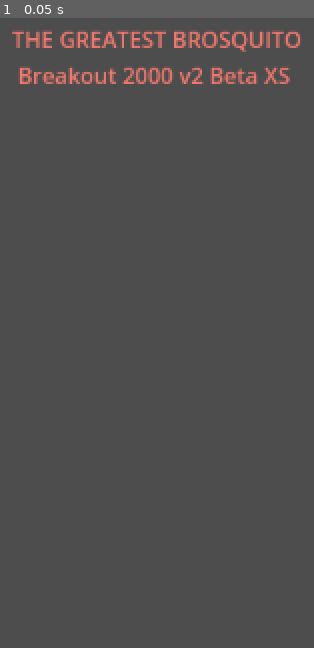
Above: before the commit, frame 1.
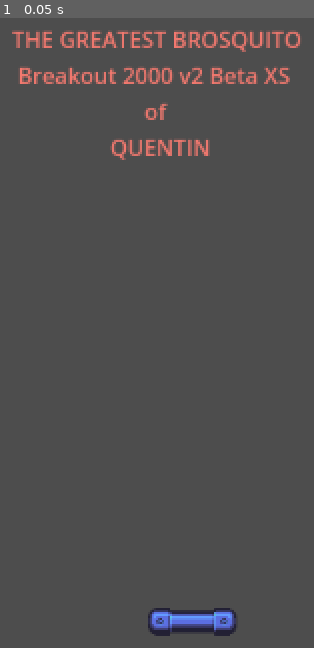
Above: after the commit, the same moment.

Repository: LaguilliezMathys/ProgMultimedia---td1
Game: Godot game, scene res://breakout/main.tscn
Same seed, same stepped clock (60 frames per second), same inputs: the game is played once before the commit and once after it.
Inputs:
- Up to frame 1 (0.05 s): no input

The runs differ from the first frame. In frame 1, 1.6% of the frame differs, in the area x 35-76%, y 13-99%.
Error after the commit: Parse Error: Function "move_and_slide()" not found in base self. (res://breakout/control_joueur.gd:13)

Commit message:
continueté tp

Diff:
--- /dev/null
+++ b/breakout/control_joueur.gd
@@ -0,0 +1,13 @@
+extends Node
+
+@export var speed = 400
+
+
+func get_input():
+	var raquette : CharacterBody2D = get_node("..")
+	var input_direction = Input.get_vector("left", "right", "up", "down")
+	raquette.velocity = input_direction * speed
+
+func _physics_process(delta):
+	get_input()
+	move_and_slide()
--- a/breakout/main.tscn
+++ b/breakout/main.tscn
@@ -1,16 +1,18 @@
-[gd_scene load_steps=2 format=3 uid="uid://bu3bv5ei4pt8p"]
+[gd_scene load_steps=4 format=3 uid="uid://bu3bv5ei4pt8p"]
 
 [ext_resource type="Script" uid="uid://btyqlmhasi3v5" path="res://breakout/label.gd" id="1_lbe1j"]
+[ext_resource type="PackedScene" uid="uid://ufyybas0eq43" path="res://breakout/raquette/raquette.tscn" id="2_wn5gu"]
+[ext_resource type="Script" uid="uid://xboliteiomnn" path="res://breakout/control_joueur.gd" id="3_qj53f"]
 
 [node name="Node2D" type="Node2D"]
 
 [node name="Label" type="Label" parent="."]
 modulate = Color(1, 0.49803922, 1, 1)
 self_modulate = Color(0.9607843, 0.9607843, 0.4392157, 1)
-offset_left = 450.0
-offset_top = 116.0
-offset_right = 581.0
-offset_bottom = 139.0
+offset_left = 452.0
+offset_top = 202.0
+offset_right = 583.0
+offset_bottom = 225.0
 rotation = -6.2831855
 text = "Play NOW !!!!!!!!"
 script = ExtResource("1_lbe1j")
@@ -21,8 +23,16 @@
 offset_left = 408.0
 offset_top = 34.0
 offset_right = 617.0
-offset_bottom = 83.0
+offset_bottom = 108.61984
 rotation = -6.2831855
 text = "THE GREATEST BROSQUITO
- Breakout 2000 v2 Beta XS"
+ Breakout 2000 v2 Beta XS
+                       of
+                 QUENTIN"
 script = ExtResource("1_lbe1j")
+
+[node name="Raquette" parent="." instance=ExtResource("2_wn5gu")]
+position = Vector2(539, 466)
+
+[node name="Control Joueur" type="Node" parent="Raquette"]
+script = ExtResource("3_qj53f")
--- /dev/null
+++ b/breakout/raquette/raquette.tscn
@@ -0,0 +1,12 @@
+[gd_scene load_steps=2 format=3 uid="uid://ufyybas0eq43"]
+
+[ext_resource type="Texture2D" uid="uid://cpe7lx7yuqoio" path="res://breakout/raquette/skin_raquette_a.tres" id="1_ig4so"]
+
+[node name="Raquette" type="CharacterBody2D"]
+
+[node name="Sprite2D" type="Sprite2D" parent="."]
+position = Vector2(376, 200)
+
+[node name="SkinRaquetteA" type="Sprite2D" parent="."]
+position = Vector2(-1, 0)
+texture = ExtResource("1_ig4so")
--- /dev/null
+++ b/breakout/raquette/skin_raquette_a.tres
@@ -0,0 +1,7 @@
+[gd_resource type="AtlasTexture" load_steps=2 format=3 uid="uid://cpe7lx7yuqoio"]
+
+[ext_resource type="Texture2D" uid="uid://8et8eba4dqe3" path="res://assets/breakout_pieces.png" id="1_h0jat"]
+
+[resource]
+atlas = ExtResource("1_h0jat")
+region = Rect2(8, 151, 64, 20)
--- a/project.godot
+++ b/project.godot
@@ -15,6 +15,26 @@
 config/features=PackedStringArray("4.5", "GL Compatibility")
 config/icon="res://icon.svg"
 
+[input]
+
+p1_left={
+"deadzone": 0.2,
+"events": [Object(InputEventKey,"resource_local_to_scene":false,"resource_name":"","device":0,"window_id":0,"alt_pressed":false,"shift_pressed":false,"ctrl_pressed":false,"meta_pressed":false,"pressed":false,"keycode":0,"physical_keycode":4194319,"key_label":0,"unicode":0,"location":0,"echo":false,"script":null)
+, Object(InputEventKey,"resource_local_to_scene":false,"resource_name":"","device":0,"window_id":0,"alt_pressed":false,"shift_pressed":false,"ctrl_pressed":false,"meta_pressed":false,"pressed":false,"keycode":81,"physical_keycode":0,"key_label":0,"unicode":0,"location":0,"echo":false,"script":null)
+]
+}
+p1_right={
+"deadzone": 0.2,
+"events": [Object(InputEventKey,"resource_local_to_scene":false,"resource_name":"","device":0,"window_id":0,"alt_pressed":false,"shift_pressed":false,"ctrl_pressed":false,"meta_pressed":false,"pressed":false,"keycode":0,"physical_keycode":4194321,"key_label":0,"unicode":0,"location":0,"echo":false,"script":null)
+, Object(InputEventKey,"resource_local_to_scene":false,"resource_name":"","device":-1,"window_id":0,"alt_pressed":false,"shift_pressed":false,"ctrl_pressed":false,"meta_pressed":false,"pressed":false,"keycode":68,"physical_keycode":0,"key_label":0,"unicode":100,"location":0,"echo":false,"script":null)
+]
+}
+p1_action={
+"deadzone": 0.2,
+"events": [Object(InputEventKey,"resource_local_to_scene":false,"resource_name":"","device":-1,"window_id":0,"alt_pressed":false,"shift_pressed":false,"ctrl_pressed":false,"meta_pressed":false,"pressed":false,"keycode":0,"physical_keycode":32,"key_label":0,"unicode":32,"location":0,"echo":false,"script":null)
+]
+}
+
 [rendering]
 
 renderer/rendering_method="gl_compatibility"
Not shown, added: breakout/control_joueur.gd.uid
Empty file added: breakout/raquette/raquette.gd
Not shown, added: breakout/raquette/raquette.gd.uid
Not shown, added: assets/theme.mp4
